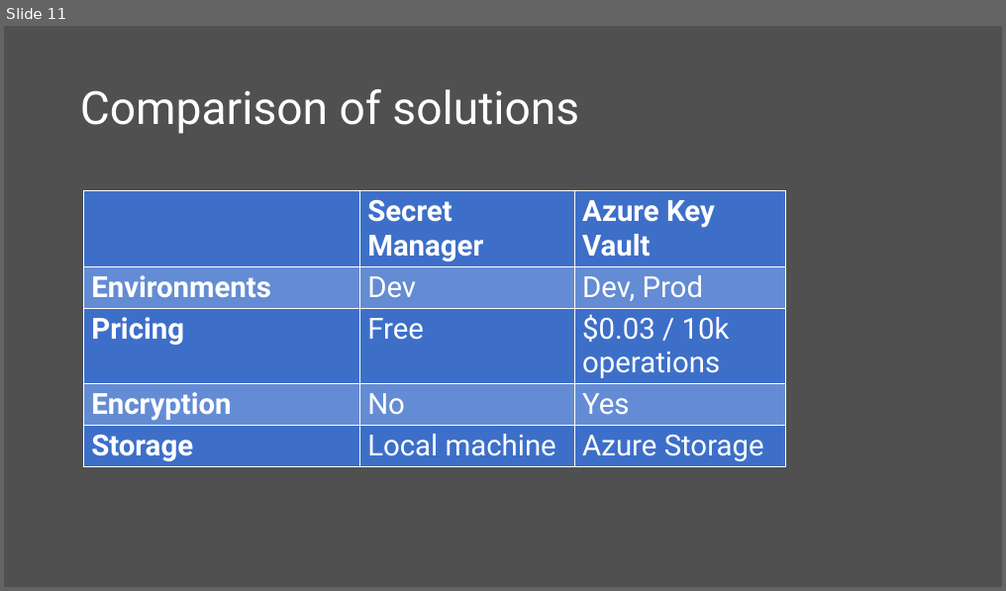
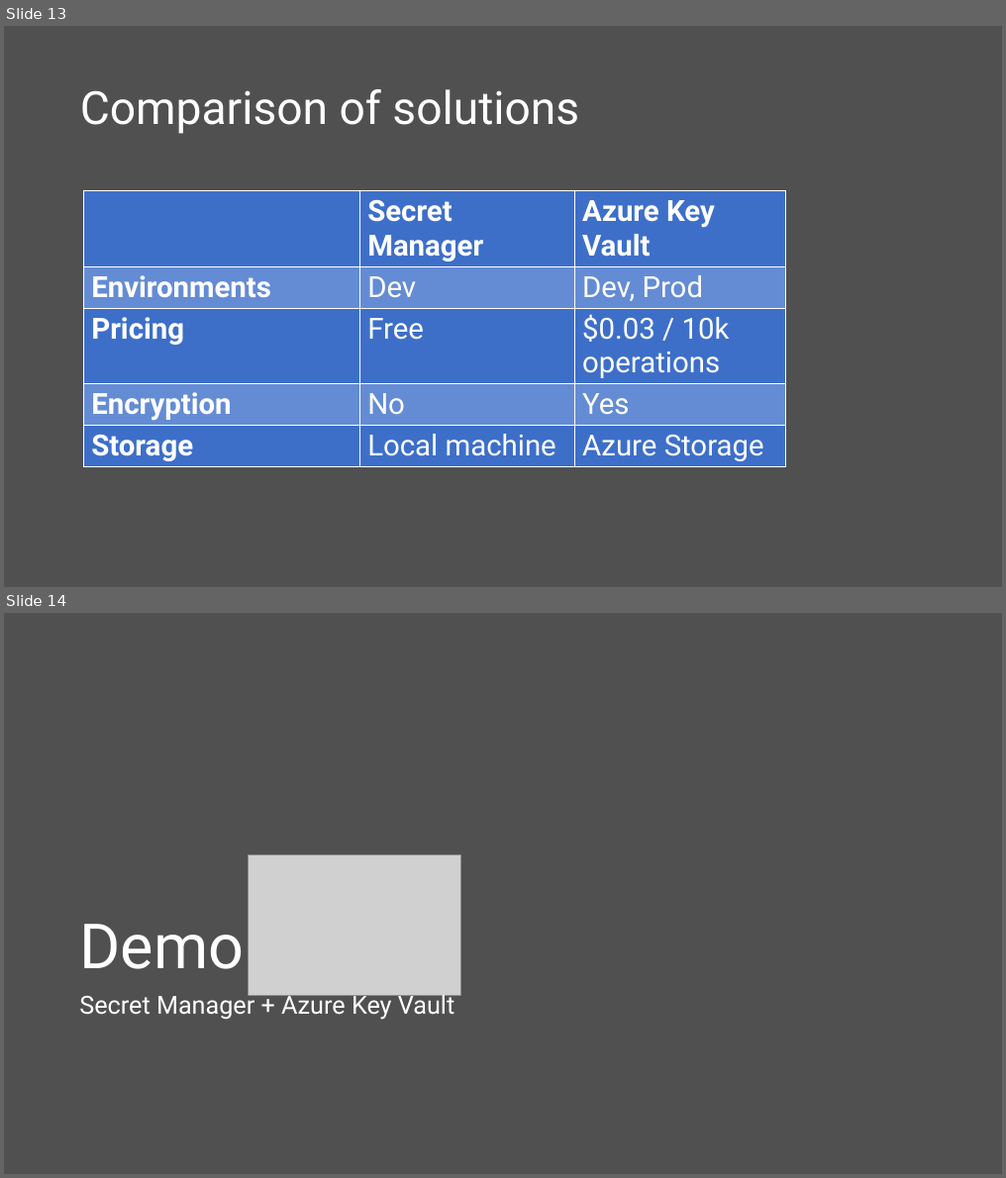
Before and after one commit to scottaddie/slide-decks, a slide deck: Protecting App Secrets.pptx. Shown one above the other, each under a label of ours: slide 11 before the commit, slides 13 and 14 after it. The pictures are 1006x591 and 1006x1178 pixels, drawn with LibreOffice and Linux fonts; fonts in the diff are those of the drawing; grey boxes stand for pictures. Boxes give left, top, right and bottom in pixels: in the first picture for what was removed or moved away, otherwise in the second. Text is boxed around its words. In the diff, an @@ line names an element or a change of style, - is before the commit and + after.

Commit message:
More Key Vault info

```diff
--- a/Protecting App Secrets.pptx
+++ b/Protecting App Secrets.pptx
@@ slide 14 added at <box>4,613,1002,1174</box>, background #505050 @@
@@ picture added at <box>249,855,460,995</box> @@
@@ title added at <box>79,924,244,969</box>, 60 pt, text #FFFFFF @@
+Demo
@@ text added at <box>79,991,454,1020</box>, 24 pt, text #FFFFFF @@
+Secret Manager + Azure Key Vault
@@ what was slide 11 is now slide 13 @@
```
Also in this commit, not shown: 4 slides changed, 2 other slides added.
